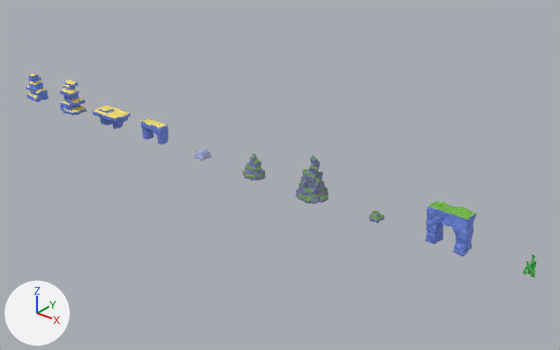
The FBX model roblox-island/exports/meshes/VoxelRockMeshes.fbx as it was, and as the next commit left it.
One viewpoint serves both versions: a 50 mm lens placed at (570.0, -371.0, 237.0), pointed at (259.0, 18.0, -3.0). The axes (+X, +Y, +Z) are drawn at lower left. The lights are the same throughout. The first picture is the older version. Where no turn or scale is listed for an object, it has been applied to the vertices.

Names of what the first picture shows: 'Arch_Rock', 'Arch_Top', 'ReefArch_Rock', 'ReefPinnacleTall_Rock', 'RockOutcropBig_Rock', 'RockOutcropBig_Top', 'RockOutcropSmall_Rock', 'RockOutcropSmall_Top', 'RockOutcrop_Rock', 'RockOutcrop_Top', 'Seaweed_Rock' and 7 more.
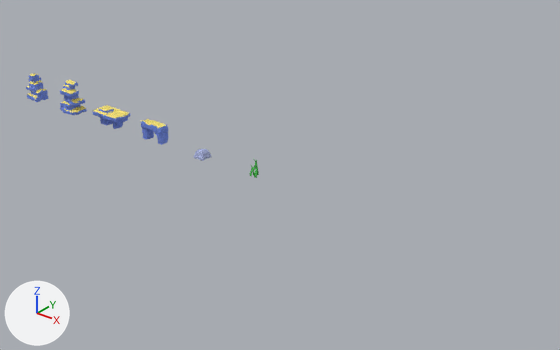
What the commit changed:
Object 'RockOutcrop_Top' (ob_rockoutcrop_top) is deleted.
Object 'Arch_Rock' (ob_arch_rock) is deleted.
Object 'RockOutcrop_Rock' (ob_rockoutcrop_rock) is deleted.
Object 'Seaweed_Rock' (ob_seaweed_rock) moves from (450.0, 0.0, 0.0) to (250.0, 0.0, 0.0).
Object 'Arch_Top' (ob_arch_top) is deleted.
Object 'RockOutcropSmall_Top' (ob_rockoutcropsmall_top) is deleted.
Object 'RockOutcropBig_Rock' (ob_rockoutcropbig_rock) is deleted.
Object 'RockOutcropBig_Top' (ob_rockoutcropbig_top) is deleted.
Object 'RockOutcropSmall_Rock' (ob_rockoutcropsmall_rock) is deleted.

What differs and where, as boxes (x1, y1, x2, y2) in the pictures (560 x 350 px):
'Arch_Rock', deleted (blue)
    before: (425, 206, 476, 257)
'RockOutcropBig_Rock', deleted (blue)
    before: (295, 156, 329, 204)
'Arch_Top', deleted
    before: (429, 201, 476, 219)
'RockOutcrop_Rock', deleted
    before: (243, 154, 266, 181)
'RockOutcropBig_Top', deleted
    before: (296, 155, 328, 202)
'Seaweed_Rock', moved
    before: (523, 254, 536, 278)
    after: (250, 159, 259, 178)
'RockOutcrop_Top', deleted
    before: (243, 153, 265, 178)
'RockOutcropSmall_Rock', deleted
    before: (369, 212, 384, 223)
'RockOutcropSmall_Top', deleted
    before: (370, 210, 384, 220)
